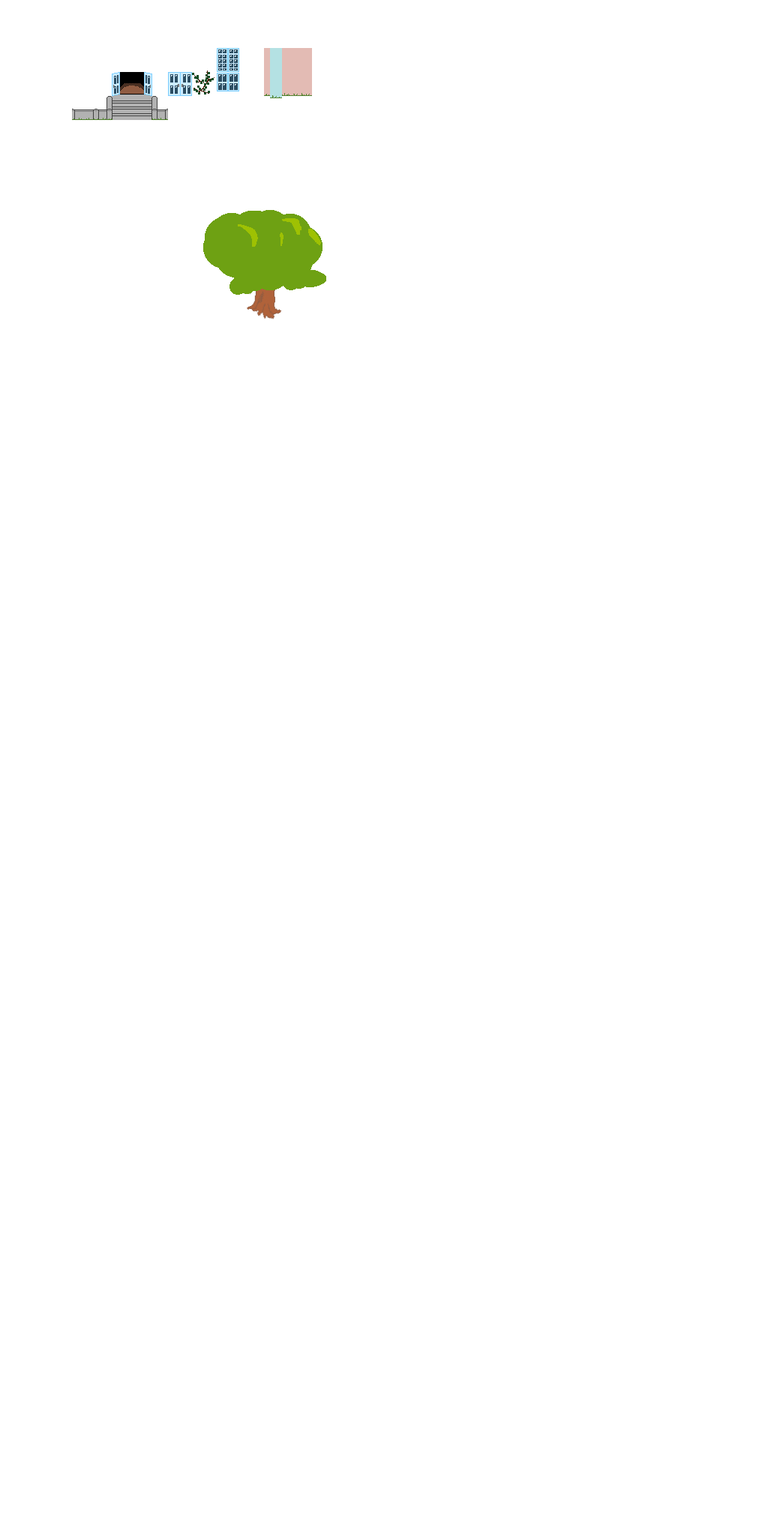
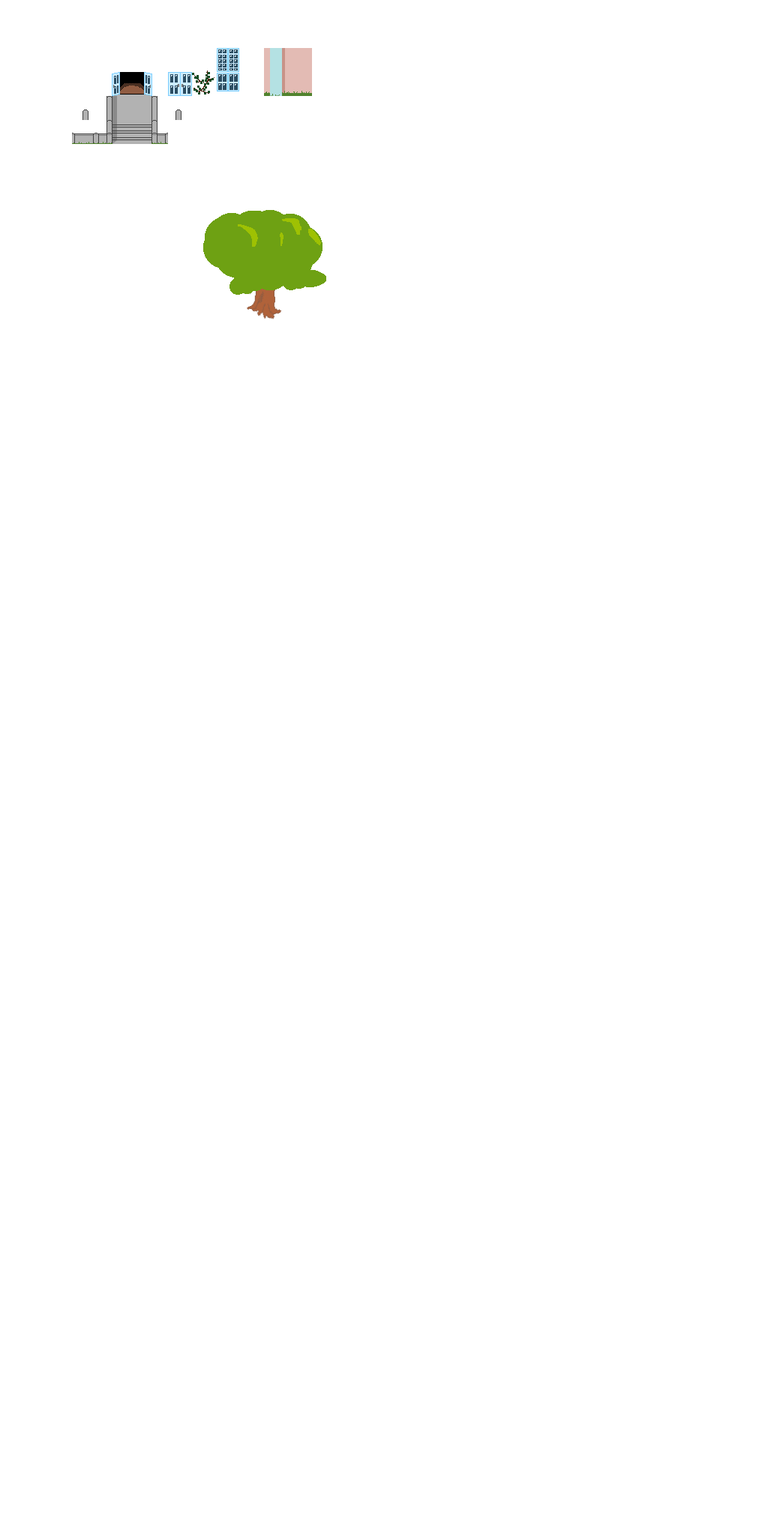
Layers edited between the first and the second 768px x 1536px image:
moved "walls" into group "haus a", painted on it over <box>71,47,312,144</box>
painted on "stairs and doors" over <box>71,47,312,144</box>
